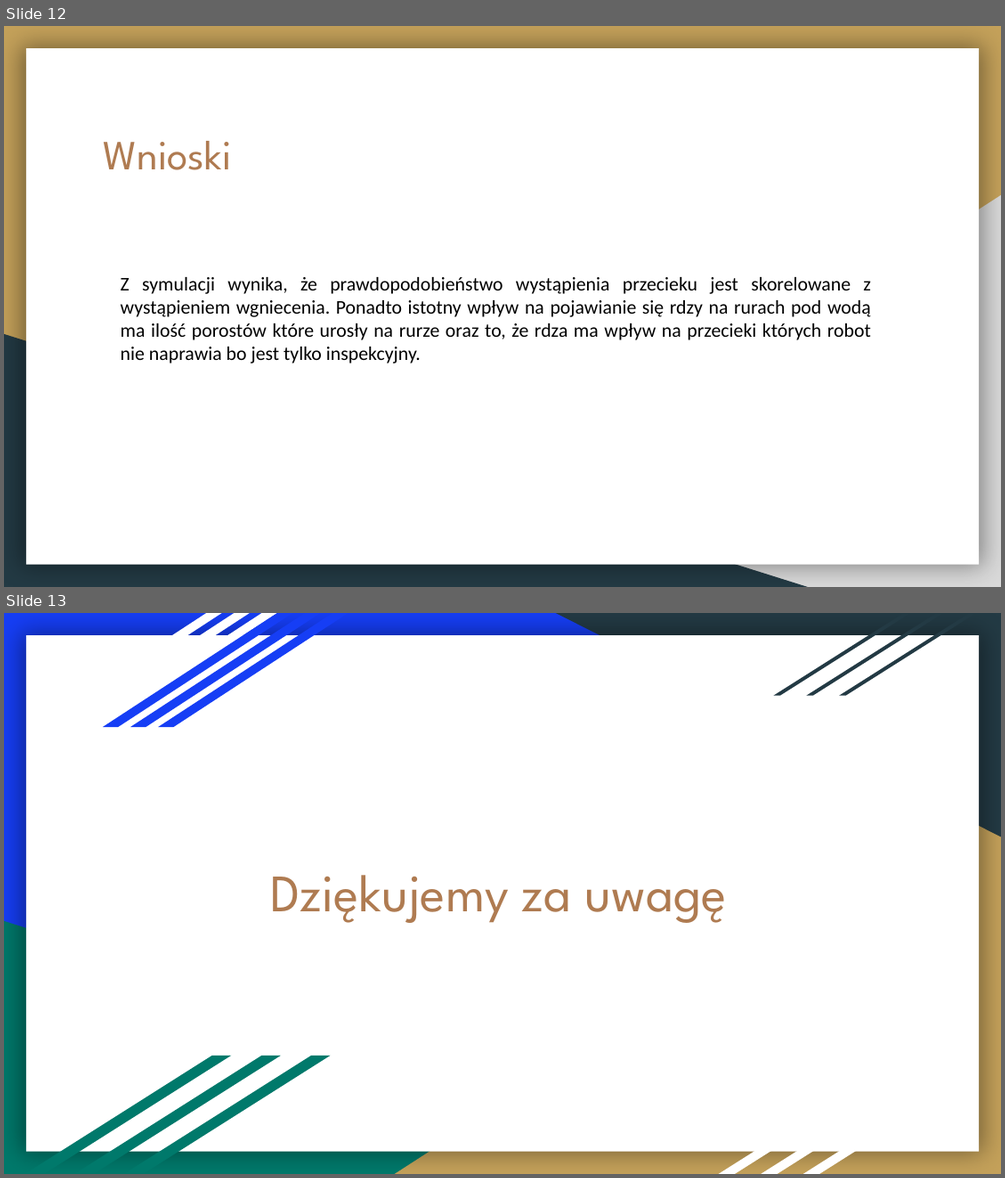
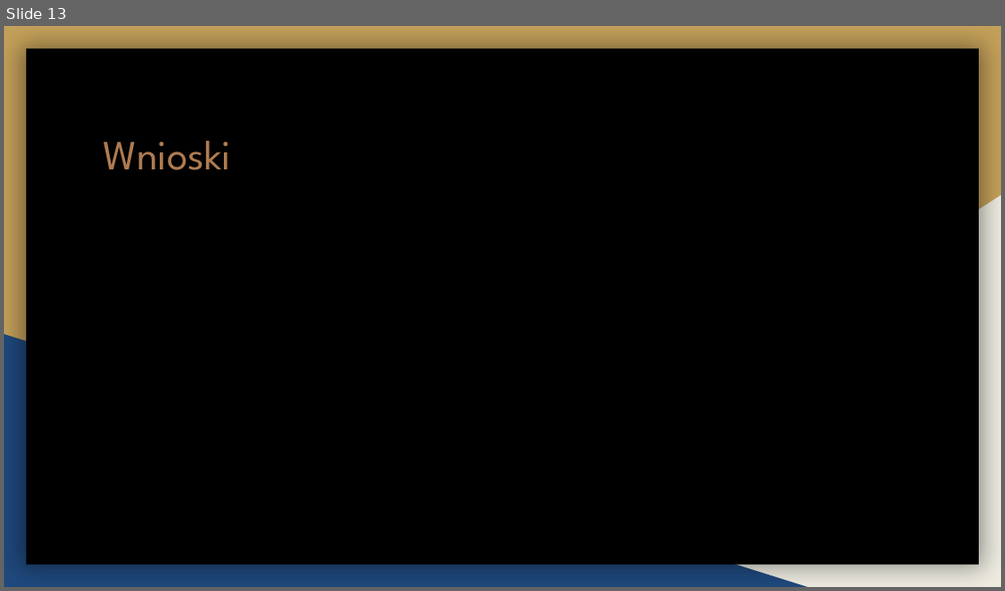
Before and after one commit to daniel1414/TASISPD, a slide deck: Model_robota.pptx. Shown one above the other, each under a label of ours: slides 12 and 13 before the commit, slide 13 after it. The pictures are 1005x1178 and 1005x591 pixels, drawn with LibreOffice and Linux fonts; fonts in the diff are those of the drawing. Boxes give left, top, right and bottom in pixels: in the first picture for what was removed or moved away, otherwise in the second. Text is boxed around its words. In the diff, an @@ line names an element or a change of style, - is before the commit and + after.

```diff
--- a/Model_robota.pptx
+++ b/Model_robota.pptx
@@ slide 13 removed at (4, 613, 1001, 1174), background #163EF5; not listed: 1 template element that a slide beside it also shows @@
@@ parallelogram removed at (32, 613, 221, 727) @@
@@ parallelogram removed at (60, 613, 250, 727) @@
@@ parallelogram removed at (88, 613, 277, 727) @@
@@ parallelogram removed at (103, 613, 292, 727) @@
@@ parallelogram removed at (130, 613, 320, 727) @@
@@ parallelogram removed at (159, 613, 348, 727) @@
@@ right triangle removed at (555, 613, 1001, 836) @@
@@ parallelogram removed at (774, 614, 910, 696) @@
@@ parallelogram removed at (807, 614, 943, 696) @@
@@ parallelogram removed at (840, 614, 976, 696) @@
@@ right triangle removed at (395, 782, 1001, 1174) @@
@@ title removed at (270, 875, 727, 923) @@
-Dziękujemy za uwagę
@@ right triangle removed at (4, 921, 808, 1174) @@
@@ parallelogram removed at (26, 1055, 231, 1173) @@
@@ parallelogram removed at (75, 1055, 280, 1173) @@
@@ parallelogram removed at (125, 1055, 330, 1173) @@
@@ parallelogram removed at (719, 1072, 894, 1173) @@
@@ parallelogram removed at (760, 1072, 936, 1173) @@
@@ parallelogram removed at (803, 1072, 979, 1173) @@
@@ what was slide 12 is now slide 13 @@
@@ slide 13 changed as well @@
@@ rectangle at (26, 49, 979, 564): fill #FFFFFF to #000000 @@
@@ right triangle at (395, 195, 1001, 587): fill #D9D9D9 to #EEECE1 @@
@@ text removed at (121, 277, 871, 363) @@
-Z symulacji wynika, że prawdopodobieństwo wystąpienia przecieku jest skorelowane z wystąpieniem wgniecenia. Ponadto istotny wpływ na pojawianie się rdzy na rurach pod wodą ma ilość porostów które urosły na rurze oraz to, że rdza ma wpływ na przecieki których robot nie naprawia bo jest tylko inspekcyjny.
@@ right triangle at (4, 334, 808, 587): fill #233A44 to #1F497D @@
```
Also in this commit, not shown: 6 other slides changed, 7 slides added, 5 other slides removed, 3 other files.
